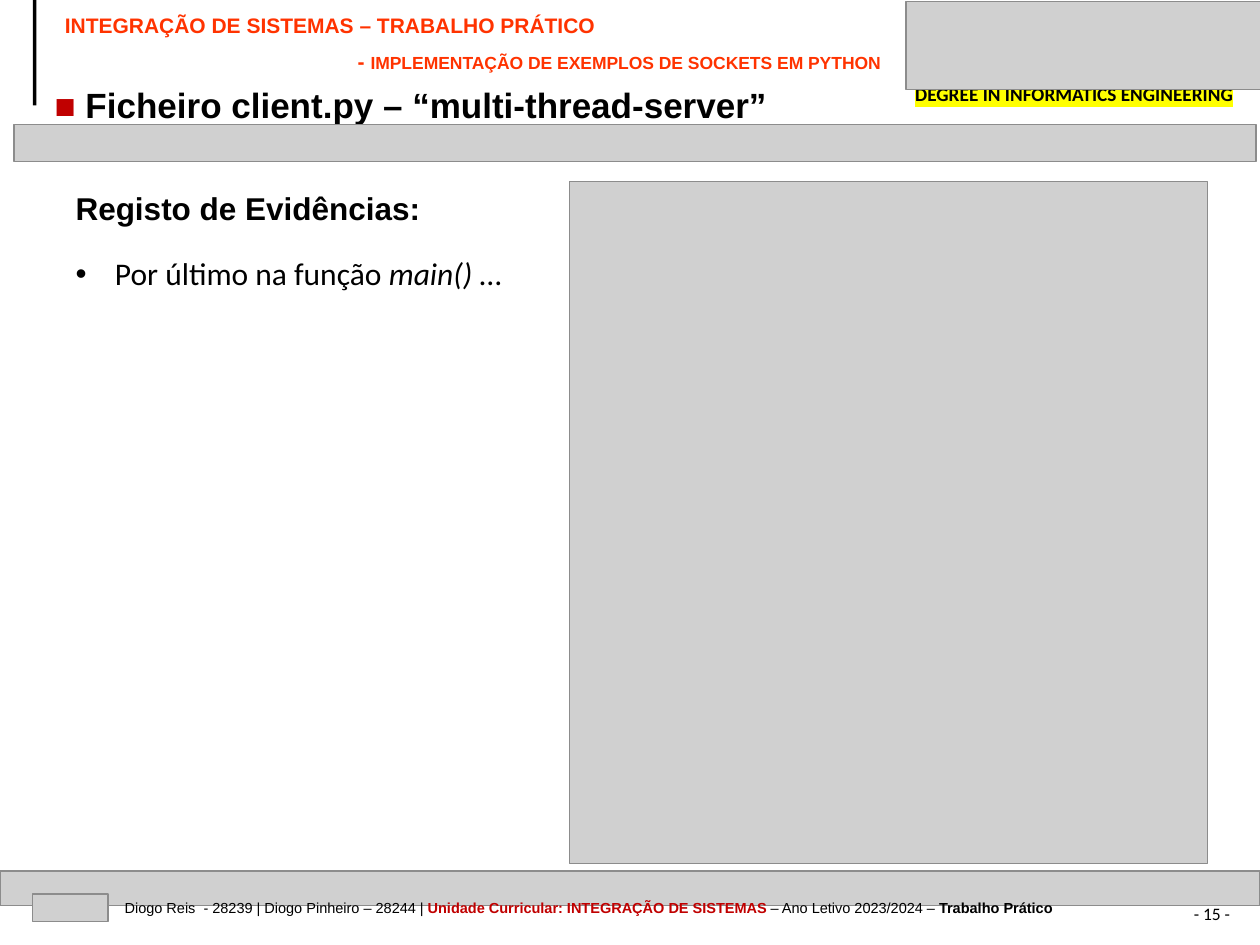
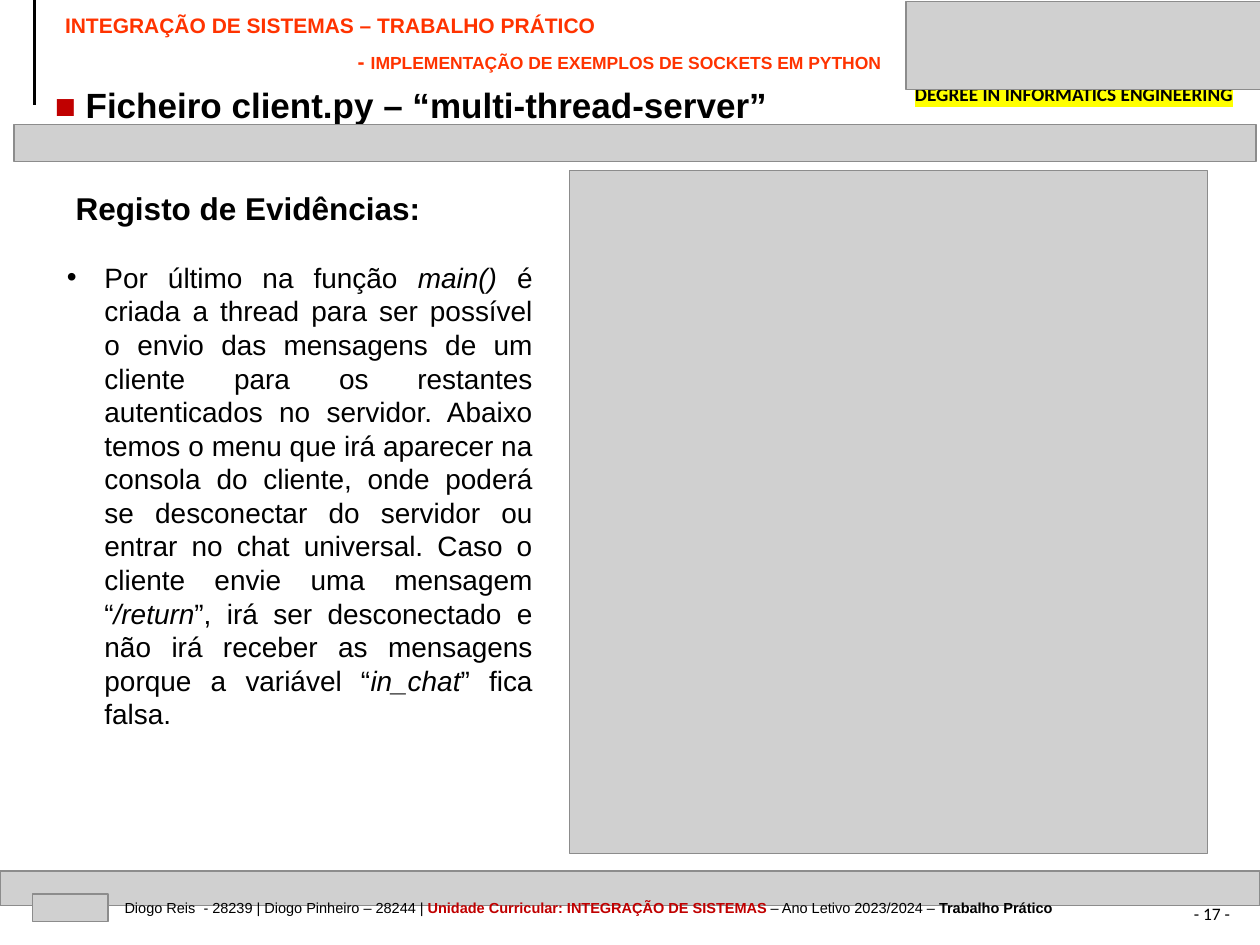
Before and after one commit to devdp11/socket_thread_conn-project, a slide deck: slide 17 of IPVC-EI-TP-SOCKETS-28244-28239.pptx (slide 15 before the commit). Drawn at 1260x945 pixels with LibreOffice and Linux fonts; fonts in the diff are those of the drawing; grey boxes stand for pictures. Boxes give left, top, right and bottom in pixels: in the first picture for what was removed or moved away, otherwise in the second. Text is boxed around its words. In the diff, an @@ line names an element or a change of style, - is before the commit and + after.

```diff
--- a/IPVC-EI-TP-SOCKETS-28244-28239.pptx
+++ b/IPVC-EI-TP-SOCKETS-28244-28239.pptx
@@ text "INTEGRAÇÃO DE SISTEMAS – TRABALHO ..." at (65, 16, 881, 73): less space between paragraphs; more space between paragraphs @@
@@ picture: place and size @@
-picture at (570, 181, 1207, 864)
+picture at (570, 171, 1207, 854)
@@ text added at (104, 267, 533, 725), 16 pt, text #000000 @@
+• Por último na função main() é criada a thread para ser possível o envio das mensagens de um cliente para os restantes autenticados no servidor. Abaixo temos o menu que irá aparecer na consola do cliente, onde poderá se desconectar do servidor ou entrar no chat universal. Caso o cliente envie uma mensagem “/return”, irá ser desconectado e não irá receber as mensagens porque a variável “in_chat” fica falsa.
@@ text removed at (115, 262, 473, 291) @@
-• Por último na função main() …
@@ page number at (1203, 905, 1221, 920): text changed @@
-- 15 -
+- 17 -
```
Also in this commit, not shown: 16 other slides changed, 3 slides added, 2 other files.
